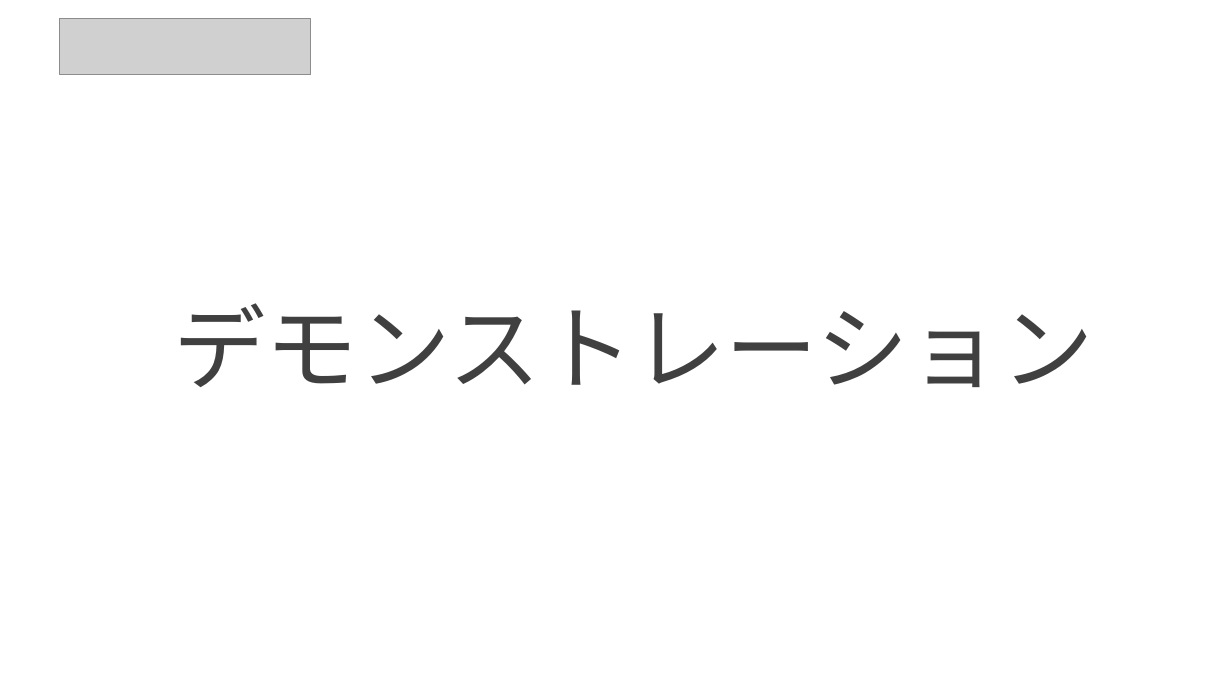
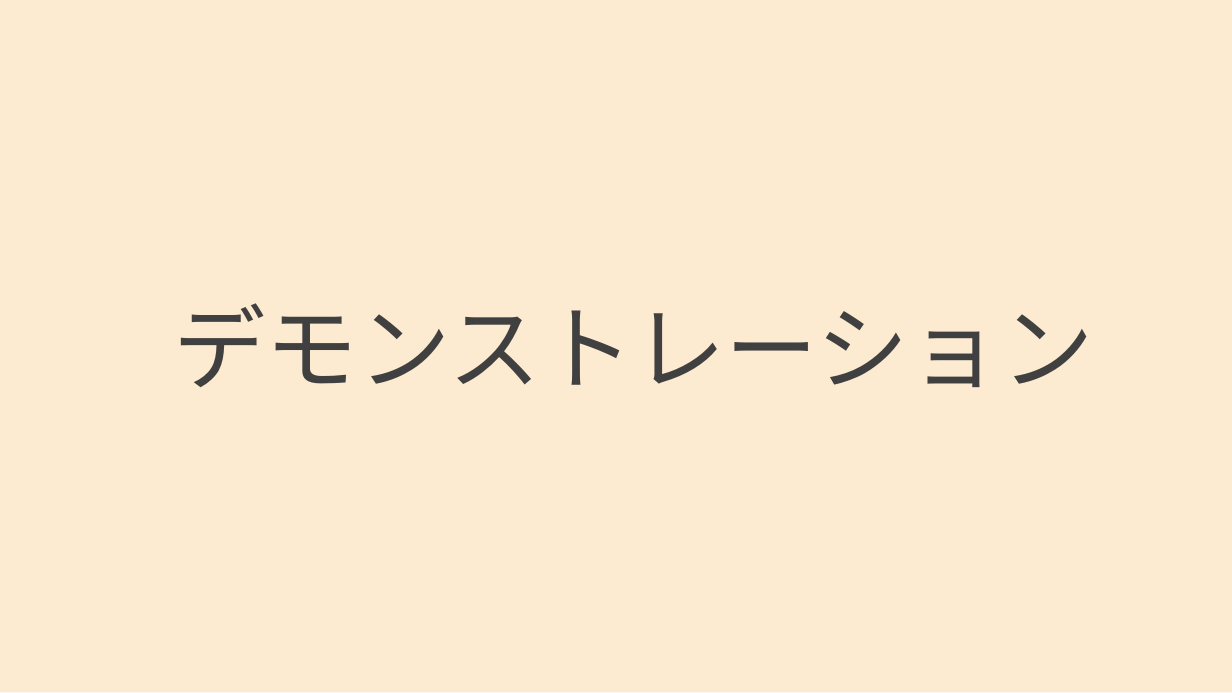
Before and after one commit to rufushiyo/test_subcall, a slide deck: slide 9 of stable.pptx (slide 7 before the commit). Drawn at 1232x693 pixels with LibreOffice and Linux fonts; fonts in the diff are those of the drawing; grey boxes stand for pictures; background and template pictures are left out. Boxes give left, top, right and bottom in pixels: in the first picture for what was removed or moved away, otherwise in the second. Text is boxed around its words. In the diff, an @@ line names an element or a change of style, - is before the commit and + after.

```diff
--- a/stable.pptx
+++ b/stable.pptx
@@ rectangle added at [0,0,1232,692], fill #FCEAD1 @@
@@ picture removed at [59,18,311,74] @@
```
Also in this commit, not shown: 4 other slides changed, 20 other files.
